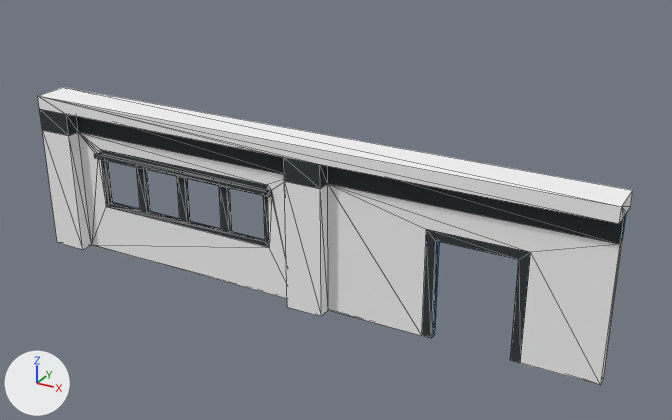
One commit to the OBJ model Assets/voxel/lantai 1/inside_classroom_divide_outside_corridor.obj: the scene before it, then after it.
Before and after are seen from a camera (50 mm lens) standing at (9.01, -15.91, 9.59) and looking at (0.78, -0.93, 2.1). The axes (+X, +Y, +Z) are drawn at lower left. The lights are the same throughout. The first picture is the older version. Mesh edges are drawn as thin lines. Where no turn or scale is listed for an object, it has been applied to the vertices. Vertices at exactly the same position are counted once.

The scene before the commit, as lines of its bpy script (objects in view):
```python
me_untitled = bpy.data.meshes.new('Untitled')
me_untitled.from_pydata(...)  # 151 vertices, 314 faces; spans x -6.4..6.4, y -1.6..-0.8, z 0.0..3.6
me_untitled.materials.append(mat_palette)  # picture img_inside_classroom_divide_outside_corridor_png
ob_untitled = bpy.data.objects.new('Untitled', me_untitled)
ob_untitled.location = (0.0, 0.0, 0.0)
```
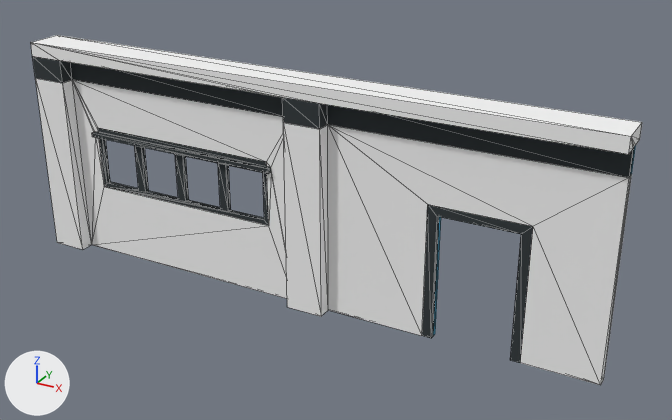
Location of each change, [x1, y1, x2, y2] in pixels of the pictures (672 x 420 px; the box of a moved part takes in the faces that stretch with it):
'Untitled', reshaped (17% taller)
    before: [38, 87, 633, 385]
    after: [31, 35, 642, 385]
part 1 of me_untitled, moved or reshaped
    before: [92, 149, 287, 298]
    after: [92, 128, 287, 298]
part 2 of me_untitled, moved or reshaped
    before: [328, 184, 601, 385]
    after: [328, 125, 601, 385]
part 3 of me_untitled, moved or reshaped
    before: [268, 157, 422, 336]
    after: [267, 97, 422, 336]
part 4 of me_untitled, moved or reshaped
    before: [38, 96, 316, 250]
    after: [31, 43, 315, 250]
part 5 of me_untitled, moved or reshaped
    before: [39, 87, 633, 384]
    after: [31, 35, 642, 384]

The change, as a list of edits to the scene's bpy script:
```text
Change me_untitled:
    used by ob_untitled; location = (0.0, 0.0, 0.0)
    remove me_untitled.from_pydata(...)  # 151 vertices, 314 faces; spans x -6.4..6.4, y -1.6..-0.8, z 0.0..3.6
    add me_untitled.from_pydata(...)  # 151 vertices, 314 faces; spans x -6.4..6.4, y -1.6..-0.8, z 0.0..4.8
    me_untitled part 1: all 56 vertices in x -5.1..-0.5, y -1.4..-1.1, z 1.1..2.5 are moved by (0.0, 0.0, 0.5)
    me_untitled part 2: all 10 vertices in x 2.9..4.9, y -1.3..-1.1, z 2.1..2.3 are moved by (0.0, 0.0, 0.5)
    me_untitled part 3: all 28 vertices in x 0.0..2.5, y -1.6..-0.8, z 1.2..3.3 are moved by (0.0, 0.0, 1.2)
    me_untitled part 4: all 19 vertices in x -6.4..-5.6, y -1.6..-0.8, z 2.8..3.6 are moved by (0.0, 0.0, 1.2)
    me_untitled part 5: all 10 vertices in x 6.4, y -1.6..-0.8, z 2.8..3.6 are moved by (0.0, 0.0, 1.2)
```
